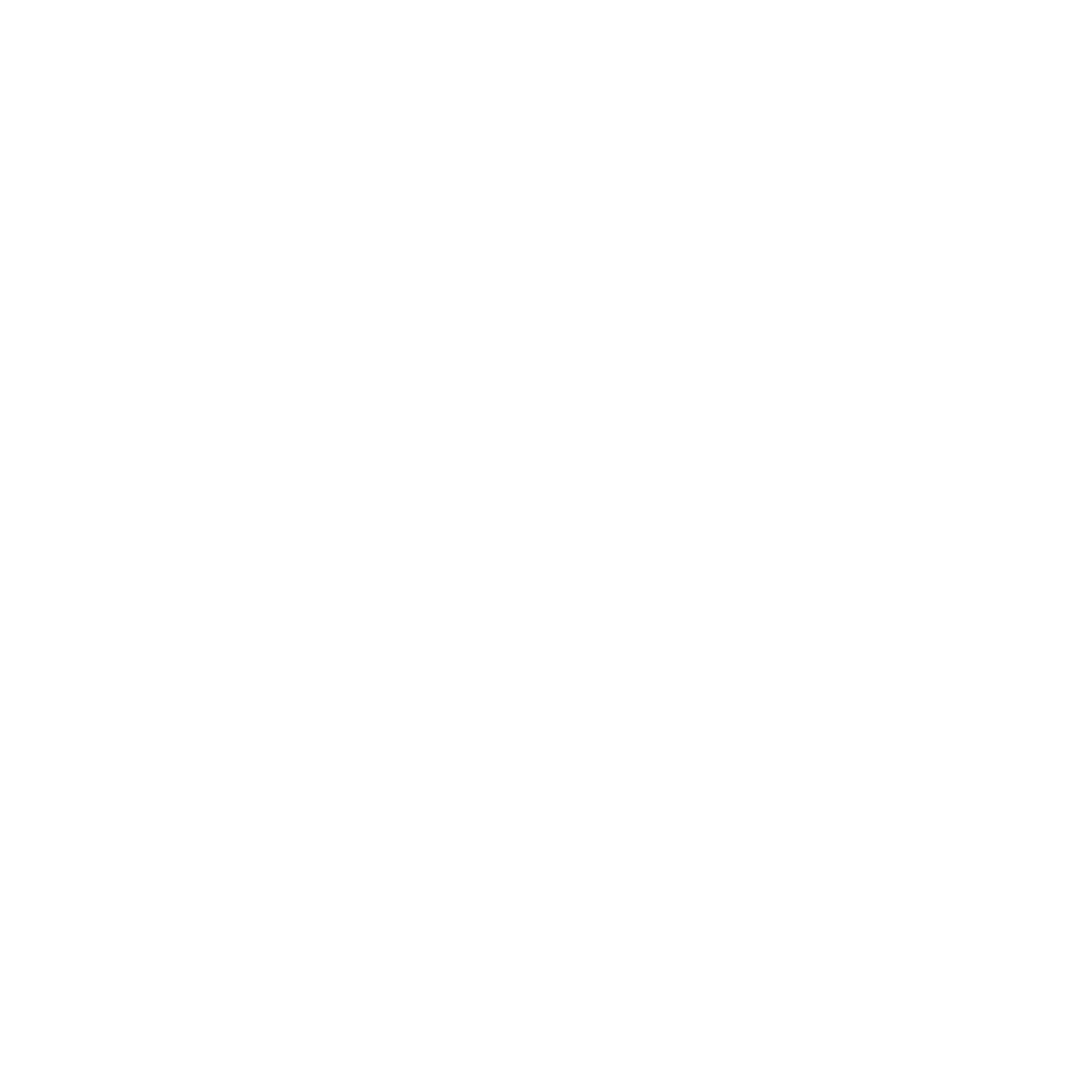
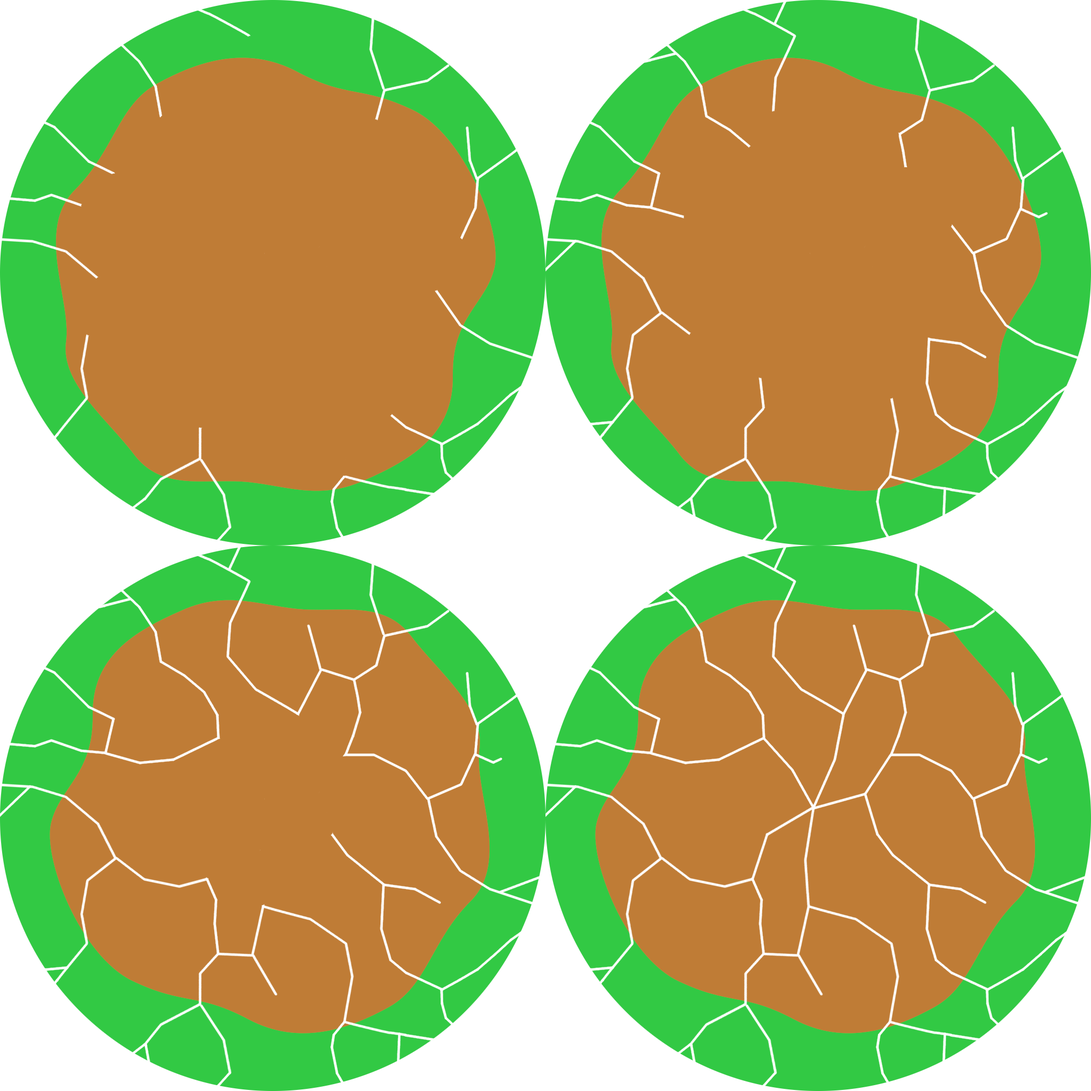
Comparing the layer stacks of the two 1091 × 1091 images. Changes:
added group "Cracks" with 4 layers above "Dirt" over [0, 0, 1090, 1091]
moved "Cracks4" into group "Cracks" over [0, 5, 535, 546]
moved "Cracks3" into group "Cracks" over [545, 0, 1081, 546]
moved "Cracks2" into group "Cracks" over [0, 545, 544, 1091]
moved "Cracks1" into group "Cracks" over [545, 545, 1090, 1091]
showed "Dirt", painted on it over [0, 0, 1091, 1091]
